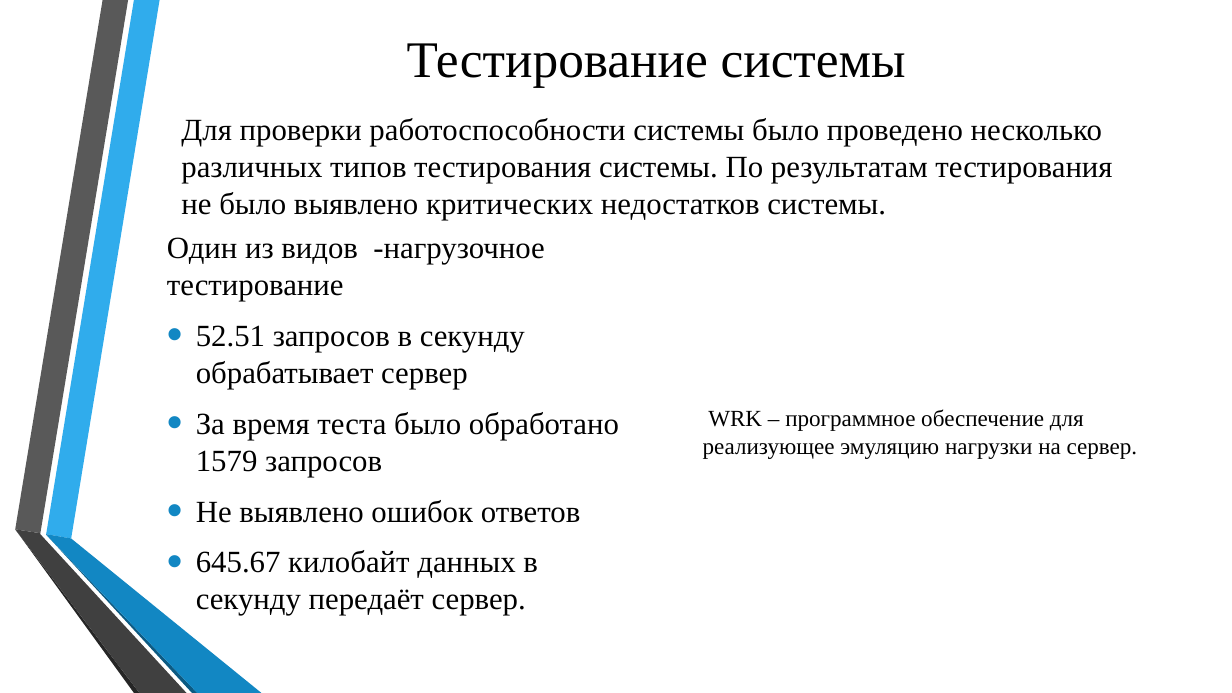
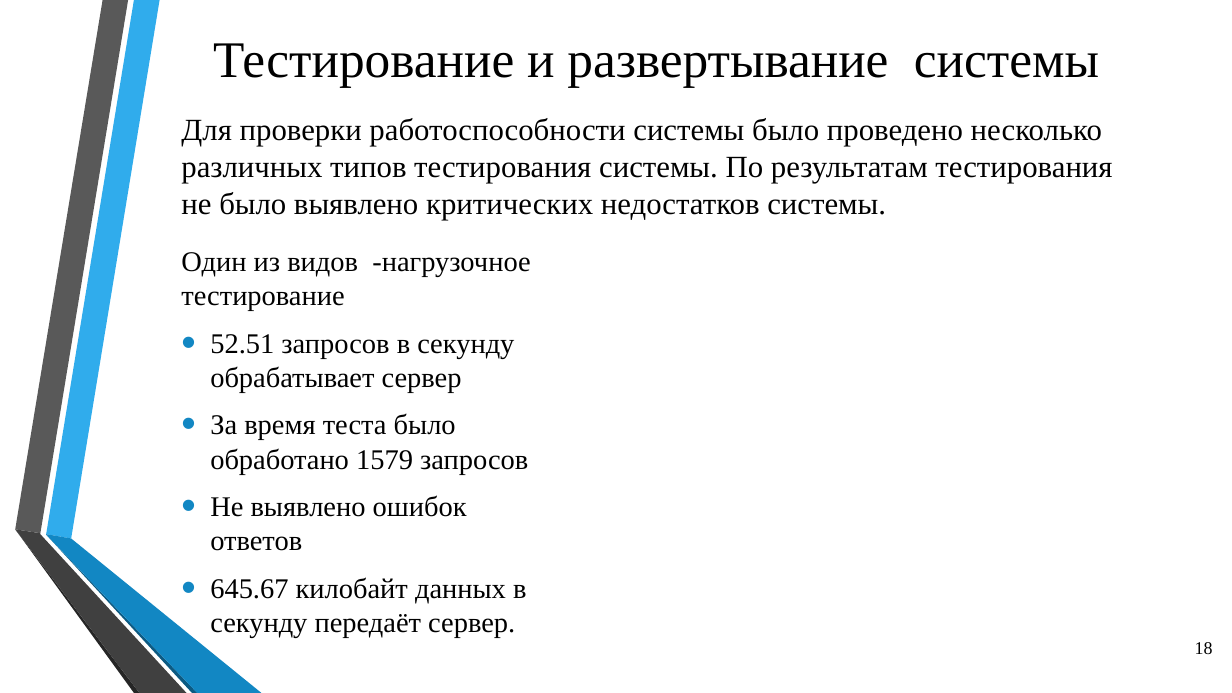
Before and after one commit to Yaroher2442/diplom-dev, a slide deck: slide 18 of diplom_preza.pptx (slide 17 before the commit). Drawn at 1232x693 pixels with LibreOffice and Linux fonts; fonts in the diff are those of the drawing; background and template pictures are left out. Boxes give left, top, right and bottom in pixels: in the first picture for what was removed or moved away, otherwise in the second. Text is boxed around its words. In the diff, an @@ line names an element or a change of style, - is before the commit and + after.

```diff
--- a/diplom_preza.pptx
+++ b/diplom_preza.pptx
@@ title at (213, 43, 1099, 87): text changed @@
-Тестирование системы
+Тестирование и развертывание системы
@@ text "Один из видов -нагрузочное тестирование": place and size @@
-text "Один из видов -нагрузочное тестирование" at (167, 237, 619, 615)
+text "Один из видов -нагрузочное тестирование" at (181, 252, 530, 638)
@@ text "Один из видов -нагрузочное тестирование" at (181, 252, 530, 638): size 24 to 22.2 pt @@
@@ text removed at (703, 409, 1138, 459) @@
-WRK – программное обеспечение для реализующее эмуляцию нагрузки на сервер.
@@ page number added at (1195, 642, 1213, 654), 14 pt, text #000000 @@
+18
```
Also in this commit, not shown: 9 other slides changed, 10 slides added, 9 slides removed.
